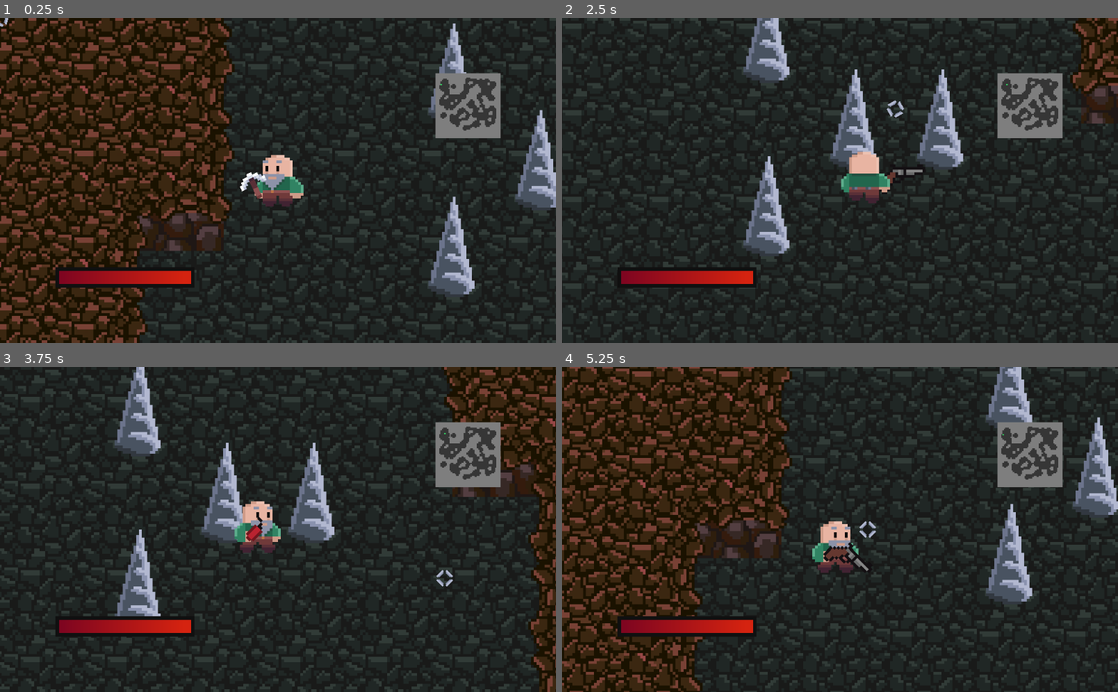
Above: before the commit, frames 1-4 (two rows, left to right).
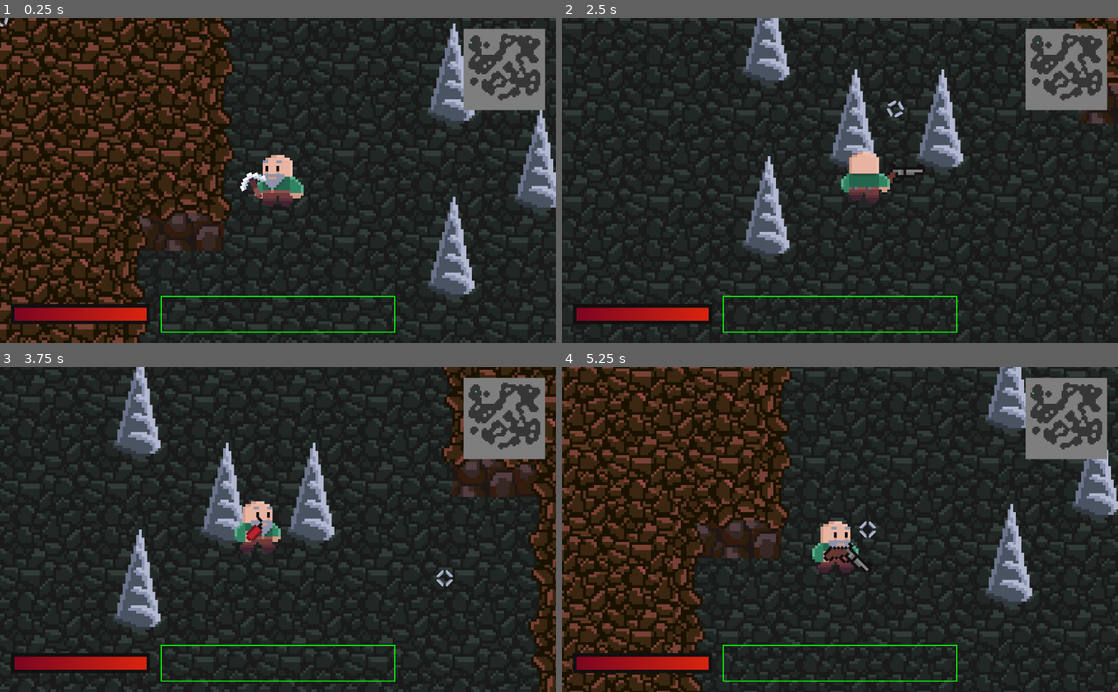
Above: after the commit, the same moments.

Repository: AyUpItsAli/Gunthers-Grotto-Coursework
Game: Godot game, scene res://World/Level/Level.tscn
Same seed, same stepped clock (60 frames per second), same inputs: the game is played once before the commit and once after it.
Inputs (mouse positions are in pixels of both pictures, inside the frame that each line leads up to):
- Up to frame 1 (0.25 s): no input
- Up to frame 2 (2.5 s): tap Enter at 0.5 s; move the mouse to (962, 164) at 0.52 s; hold D (move_right) 0.53-1.28 s; hold 3 (equip_dynamite) 0.53-1.28 s; move the mouse to (728, 196) at 1.27 s; hold S (move_down) 1.28-2.03 s; tap 1 (equip_pickaxe) at 1.35 s; move the mouse to (895, 109) at 2.02 s; hold D (move_right) from 2.03 s (still down); hold 2 (equip_revolver) from 2.03 s (still down)
- Up to frame 3 (3.75 s): move the mouse to (250, 594) at 2.77 s; release D (move_right) at 2.78 s; release 2 (equip_revolver) at 2.78 s; hold W (move_up) 2.78-3.53 s; click (250, 594) at 2.85 s; move the mouse to (444, 578) at 3.52 s; hold A (move_left) from 3.53 s (still down); hold 3 (equip_dynamite) from 3.53 s (still down)
- Up to frame 4 (5.25 s): move the mouse to (673, 480) at 4.27 s; release 3 (equip_dynamite) at 4.28 s; tap 1 (equip_pickaxe) at 4.35 s; move the mouse to (867, 529) at 5.02 s; release A (move_left) at 5.03 s; hold S (move_down) from 5.03 s (still down); hold 2 (equip_revolver) from 5.03 s (still down)

The runs differ from the first frame. In frame 1, 7.1% of the frame differs, in the area x 1-99%, y 3-97%; in frame 2, 6.8%; in frame 3, 7.4%, in the area x 2-99%, y 3-97%; in frame 4, 7.0%.

Commit message:
Setup Inventory Display dimensions and tweaked UI settings

Diff:
--- a/GUI/HUD/HUD.tscn
+++ b/GUI/HUD/HUD.tscn
@@ -34,6 +34,10 @@
 texture = ExtResource( 8 )
 offset = Vector2( 71, -7 )
 
+[node name="DebugInvLine" type="Line2D" parent="UI"]
+width = 2.0
+default_color = Color( 0.0392157, 0.960784, 0.0313726, 1 )
+
 [node name="Cursor" type="Sprite" parent="."]
 scale = Vector2( 2, 2 )
 texture = ExtResource( 1 )
--- a/GUI/HUD/UI.gd
+++ b/GUI/HUD/UI.gd
@@ -4,21 +4,35 @@
 onready var minimap = $Minimap
 onready var health_bar = $HealthBar
 onready var health_bar_sprite = $HealthBar/BaseSprite
+onready var debug_inv_line = $DebugInvLine
 
 # Space between UI elements. Scales with the size of the viewport.
-const PADDING = 10
+const PADDING = 2
 # Maximum percentage of the viewport's WIDTH that the minimap can occupy
-const MINIMAP_MAX_WIDTH_PERCENTAGE = 20
+const MINIMAP_MAX_WIDTH_PERCENTAGE = 25
 # Maximum percentage of the viewport's HEIGHT that the minimap can occupy
-const MINIMAP_MAX_HEIGHT_PERCENTAGE = 20
+const MINIMAP_MAX_HEIGHT_PERCENTAGE = 25
 # Maximum percentage of the viewport's WIDTH that the health bar can occupy
 const HEALTH_BAR_MAX_WIDTH_PERCENTAGE = 25
 # Maximum percentage of the viewport's HEIGHT that the health bar can occupy
-const HEALTH_BAR_MAX_HEIGHT_PERCENTAGE = 25
+const HEALTH_BAR_MAX_HEIGHT_PERCENTAGE = 7.5
+# Inventory display's height will be the health bar's height,
+# multiplied by this number. For example, 2x the health bar's height
+const INVENTORY_HEALTH_BAR_HEIGHT_RATIO = 1.75
 
 # Viewport dimensions
 var viewport_width: float
 var viewport_height: float
+
+# Health bar dimensions
+var hb_width: float
+var hb_height: float
+
+# Inventory dimensions
+var inv_start_x: float
+var inv_start_y: float
+var inv_width: float
+var inv_height: float
 
 # Padding size
 var padding: float
@@ -35,6 +49,9 @@
 	padding = viewport_width * (PADDING / 100.0)
 	set_minimap_dimensions()
 	set_health_bar_dimensions()
+	set_inventory_display_dimensions()
+	center_inventory_and_health_bar()
+	draw_inventory_display_bounding_box()
 
 # Sets the minimap's dimensions, based on the size of the viewport
 func set_minimap_dimensions():
@@ -71,7 +88,39 @@
 	# Set the scale
 	health_bar.scale.x = hb_scale
 	health_bar.scale.y = hb_scale
+	# Set global variables
+	hb_width = local_width * hb_scale
+	hb_height = local_height * hb_scale
 	# Set the position of the health bar to the bottom left,
 	# with padding applied
 	health_bar.position.x = padding
 	health_bar.position.y = viewport_height - padding
+
+# Sets the inventory display's dimensions, based on the size of the viewport
+# and the dimensions of the health bar
+func set_inventory_display_dimensions():
+	# Set the position of the inventory display to the right of the health bar
+	inv_start_x = health_bar.position.x + hb_width + padding
+	inv_start_y = viewport_height - padding
+	# Set the width, so that the inventory display is symmetrical
+	inv_width = ((viewport_width / 2) - inv_start_x) * 2
+	# Set the height to
+	inv_height = hb_height * INVENTORY_HEALTH_BAR_HEIGHT_RATIO
+
+# Centers the health bar against the inventory display in the Y axis
+func center_inventory_and_health_bar():
+	health_bar.position.y = inv_start_y - (abs(hb_height - inv_height) / 2)
+
+# Adds points to the DebugLine at each corner of the inventory display,
+# to visually see the extents of the inventory display
+func draw_inventory_display_bounding_box():
+	var points = []
+	var inv_end_x = inv_start_x + inv_width
+	var inv_end_y = inv_start_y - inv_height
+	points.append(Vector2(inv_start_x, inv_start_y))
+	points.append(Vector2(inv_start_x, inv_end_y))
+	points.append(Vector2(inv_end_x, inv_end_y))
+	points.append(Vector2(inv_end_x, inv_start_y))
+	# Add the starting point again, to close the shape
+	points.append(Vector2(inv_start_x, inv_start_y))
+	debug_inv_line.points = points
